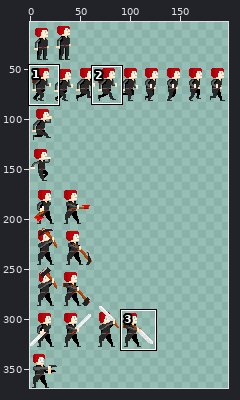
File history of a sprite sheet, res/img/blackWidowPlayerSet.png. The first picture is a wide view before the edit; the outline marks the close-up.
Close-up. Old version:
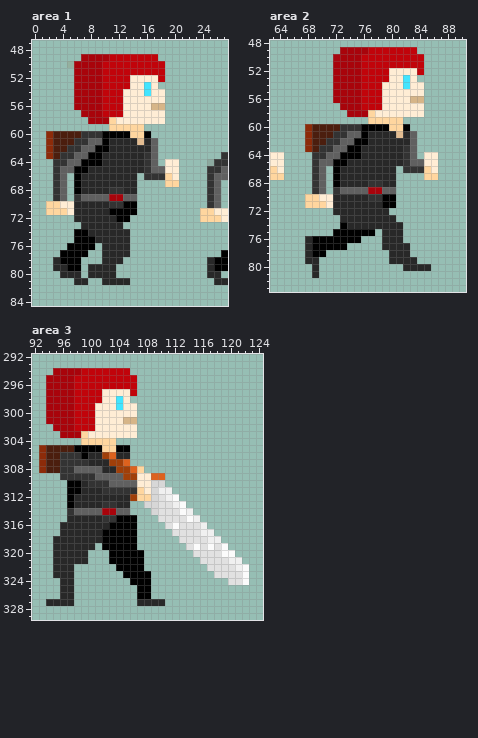
The file is 198x369 pixels. Pixels under 10% opacity are left out. Colours within 5 levels of each other are drawn and written as one. Shown: area 1: x 0..27, y 47..84; area 2: x 63..90, y 48..83; area 3: x 92..124, y 292..329. The wide view leaves out empty margins.
The result:
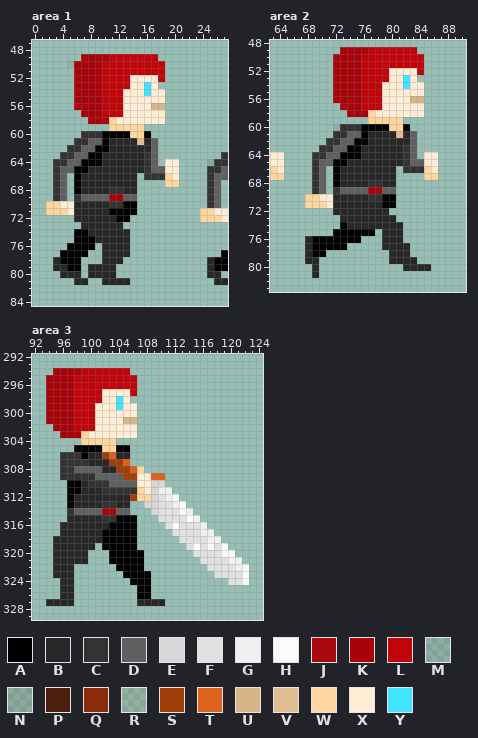
Palette (. is transparent): A #000000  B #282828  C #333333  D #606060  E #d7d7d7  F #e1e1e1  G #f0f0f0  H #fbfbfb  J #a8030bf8  K #a8030b  L #c1030a  M #4b1e0e1a  N #4b1e0e21  P #4b1e0e  Q #8c2b09  R #8653111f  S #a03f09  T #dd621e  U #d6b588  V #e2bc91  W #ffd69f  X #ffedd5  Y #42e5ff
The edit:
Area 1:
y 60: x 2..6 QPPPP -> .....
y 61: x 2..5 QPPP -> ....
y 62: x 2..4 QPP -> ...
y 63: x 2..3 QP -> ..
Area 2:
y 60: x 68..72 QPPPP -> ....M
y 61: x 68..71 QPPP -> ....
y 62: x 68..70 QPP -> ...
y 63: x 68..69 QP -> ..
Area 3:
y 305: x 93..97 QPPPP -> .....
y 306..308: x 93..95 QPP -> ...
Where, in picture pixels (left, top, right, bottom), the same in both close-ups:
erased: (46, 131, 81, 159)
changed: (305, 124, 340, 152)
erased: (39, 445, 74, 473)
